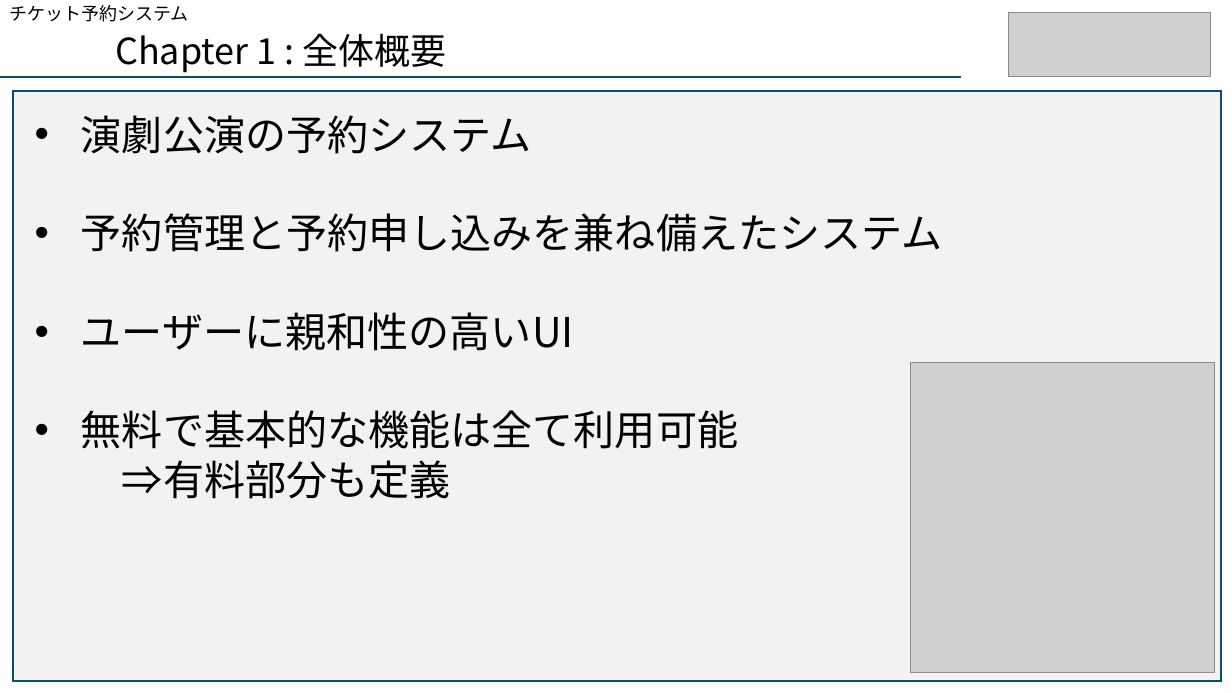
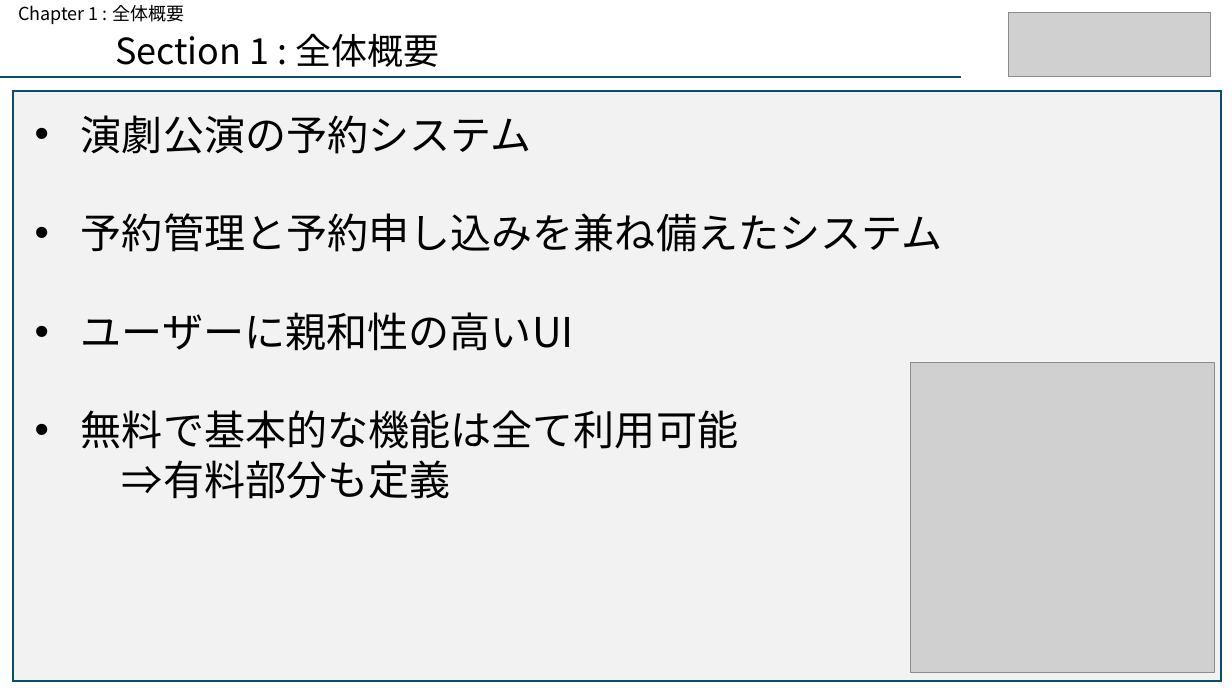
Before and after one commit to aokib7605/resat_sql, a slide deck: slide 3 of りざっと案件_仕様概要書.pptx. Drawn at 1232x693 pixels with LibreOffice and Linux fonts; fonts in the diff are those of the drawing; grey boxes stand for pictures. Boxes give left, top, right and bottom in pixels: in the first picture for what was removed or moved away, otherwise in the second. Text is boxed around its words. In the diff, an @@ line names an element or a change of style, - is before the commit and + after.

```diff
--- a/りざっと案件_仕様概要書.pptx
+++ b/りざっと案件_仕様概要書.pptx
@@ subtitle at box(18, 5, 184, 24): text changed @@
-チケット予約システム
+Chapter 1 : 全体概要
@@ text at box(115, 33, 439, 67): text changed @@
-Chapter 1 : 全体概要
+Section 1 : 全体概要
```
Also in this commit, not shown: 4 other slides changed, 3 slides added, 17 other files.
